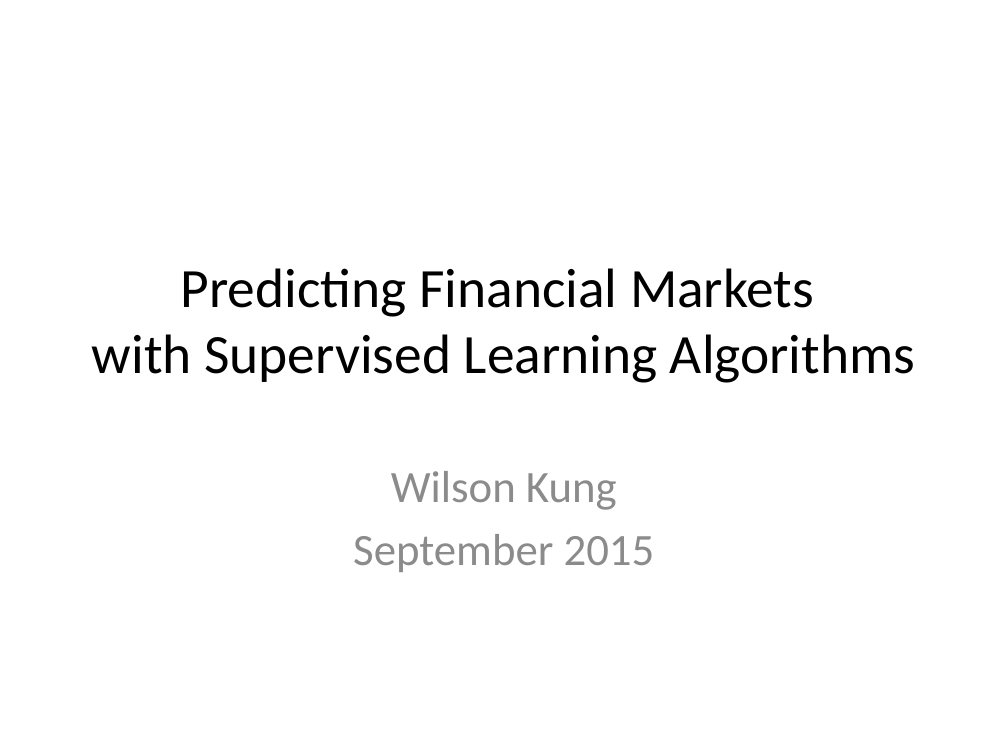
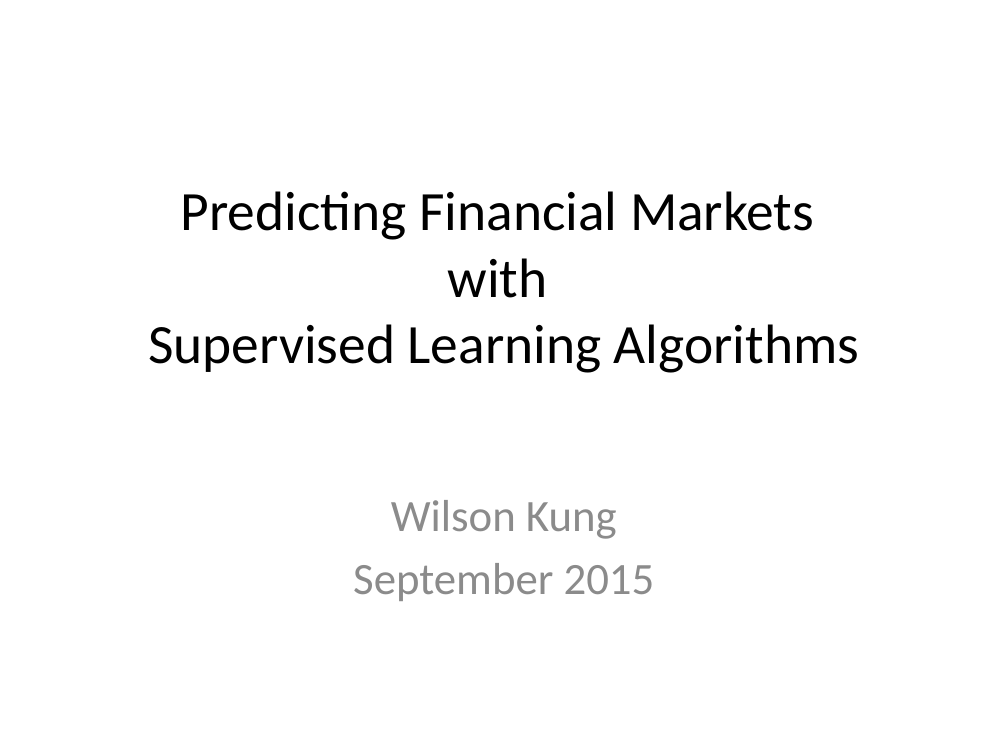
Before and after one commit to wilkung/Predicting_Markets_with_Neural_Nets, a slide deck: slide 1 of Kojack_Presentation.pptx. Drawn at 1008x756 pixels with LibreOffice and Linux fonts; fonts in the diff are those of the drawing. Boxes give left, top, right and bottom in pixels: in the first picture for what was removed or moved away, otherwise in the second. Text is boxed around its words. In the diff, an @@ line names an element or a change of style, - is before the commit and + after.

```diff
--- a/Kojack_Presentation.pptx
+++ b/Kojack_Presentation.pptx
@@ title "Predicting Financial Markets with Supervised ..." rewrapped from (x1=92, y1=268, x2=915, y2=383) to (x1=148, y1=191, x2=859, y2=373) @@
@@ subtitle "Wilson Kung" moved from (x1=353, y1=471, x2=655, y2=572) to (x1=353, y1=500, x2=655, y2=601) @@
```
Also in this commit, not shown: 8 other slides changed, 6 slides added, 5 slides removed, 10 other files.
